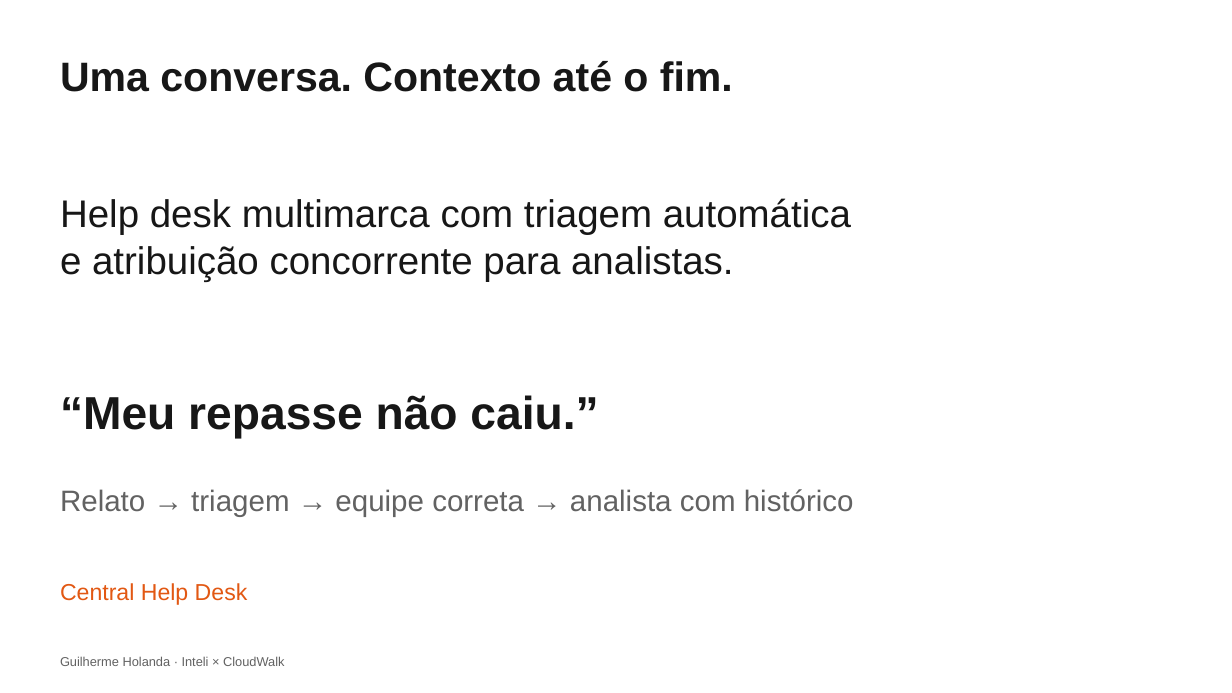
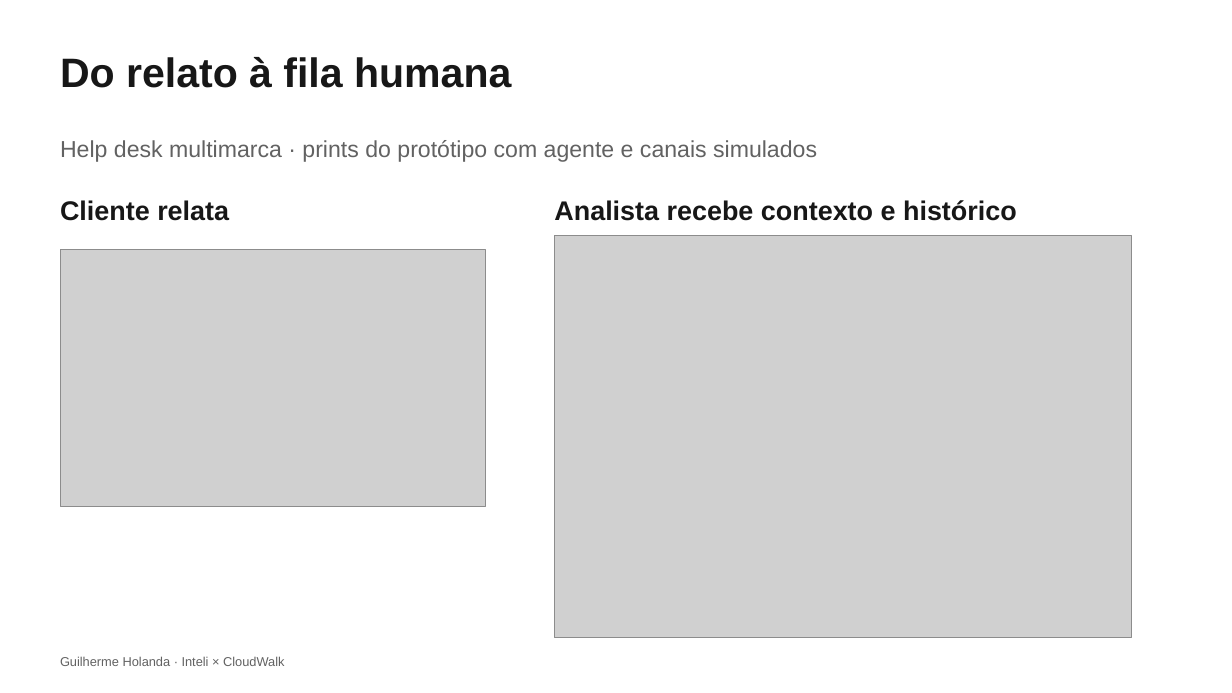
Before and after one commit to Gui0206/case-cloudwalk, a slide deck: slide 1 of Central-HelpDesk-Banca.pptx. Drawn at 1232x693 pixels with LibreOffice and Linux fonts; fonts in the diff are those of the drawing; grey boxes stand for pictures. Boxes give left, top, right and bottom in pixels: in the first picture for what was removed or moved away, otherwise in the second. Text is boxed around its words. In the diff, an @@ line names an element or a change of style, - is before the commit and + after.

Commit message:
Concentra pitch nas evidências dos testes e substitui demo por prints

```diff
--- a/Central-HelpDesk-Banca.pptx
+++ b/Central-HelpDesk-Banca.pptx
@@ text added at (x1=60, y1=57, x2=511, y2=88), 32 pt, text #171717, bold @@
+Do relato à fila humana
@@ text removed at (x1=60, y1=61, x2=733, y2=92) @@
-Uma conversa. Contexto até o fim.
@@ text at (x1=60, y1=140, x2=817, y2=162): text changed; size 30 to 18 pt; text colour #171717 to #626262 @@
-Help desk multimarca com triagem automática
-e atribuição concorrente para analistas.
+Help desk multimarca · prints do protótipo com agente e canais simulados
@@ text added at (x1=60, y1=200, x2=229, y2=221), 21 pt, text #171717, bold @@
+Cliente relata
@@ text added at (x1=554, y1=200, x2=1017, y2=221), 21 pt, text #171717, bold @@
+Analista recebe contexto e histórico
@@ picture added at (x1=555, y1=236, x2=1132, y2=638) @@
@@ picture added at (x1=60, y1=250, x2=485, y2=506) @@
@@ text removed at (x1=60, y1=395, x2=598, y2=439) @@
-“Meu repasse não caiu.”
@@ text removed at (x1=60, y1=489, x2=854, y2=517) @@
-Relato → triagem → equipe correta → analista com histórico
@@ text removed at (x1=60, y1=583, x2=248, y2=605) @@
-Central Help Desk
```
Also in this commit, not shown: 3 other slides changed, 1 slide added, 1 slide removed, 1 other file.
